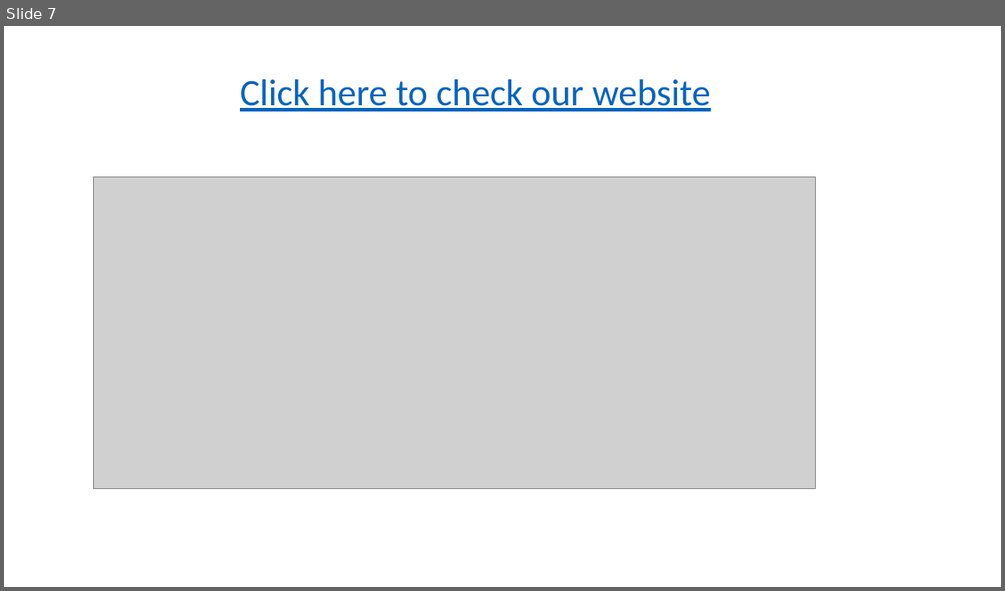
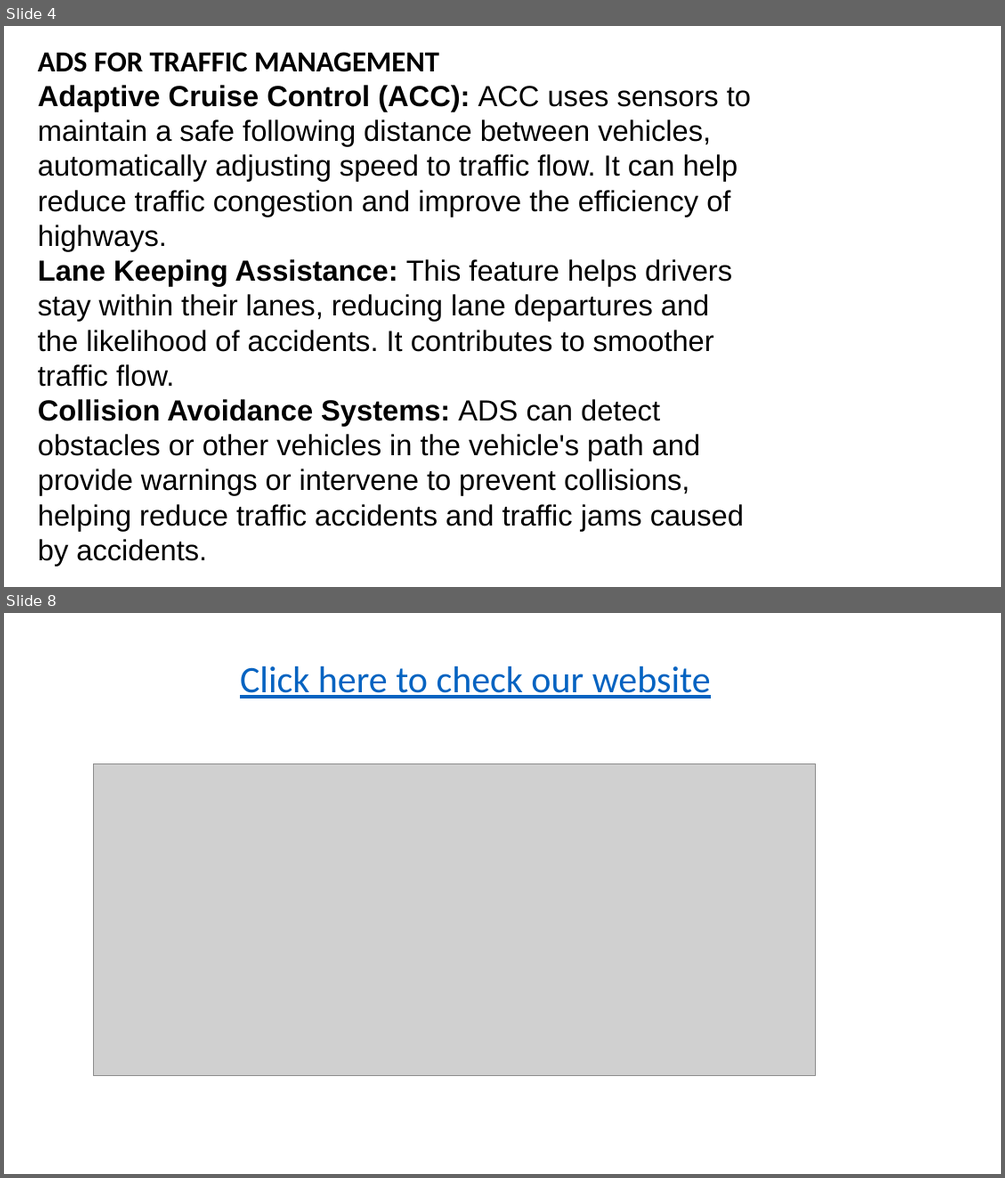
Before and after one commit to Mahesh-D2004/Traffic-management, a slide deck: Traffic management phase 4.pptx. Shown one above the other, each under a label of ours: slide 7 before the commit, slides 4 and 8 after it; the slides between them are not shown. The pictures are 1005x591 and 1005x1178 pixels, drawn with LibreOffice and Linux fonts; fonts in the diff are those of the drawing; grey boxes stand for pictures. Boxes give left, top, right and bottom in pixels: in the first picture for what was removed or moved away, otherwise in the second. Text is boxed around its words. In the diff, an @@ line names an element or a change of style, - is before the commit and + after.

```diff
--- a/Traffic management phase 4.pptx
+++ b/Traffic management phase 4.pptx
@@ slide 4 added at (4,26,1001,587), background #FFFFFF @@
@@ text added at (38,52,751,565), 28 pt, text #000000 @@
+ADS FOR TRAFFIC MANAGEMENT
+Adaptive Cruise Control (ACC): ACC uses sensors to maintain a safe following distance between vehicles, automatically adjusting speed to traffic flow. It can help reduce traffic congestion and improve the efficiency of highways.
+Lane Keeping Assistance: This feature helps drivers stay within their lanes, reducing lane departures and the likelihood of accidents. It contributes to smoother traffic flow.
+Collision Avoidance Systems: ADS can detect obstacles or other vehicles in the vehicle's path and provide warnings or intervene to prevent collisions, helping reduce traffic accidents and traffic jams caused by accidents.
@@ what was slide 7 is now slide 8 @@
```
Also in this commit, not shown: 1 slide changed, 4 other slides added, 4 slides removed.
